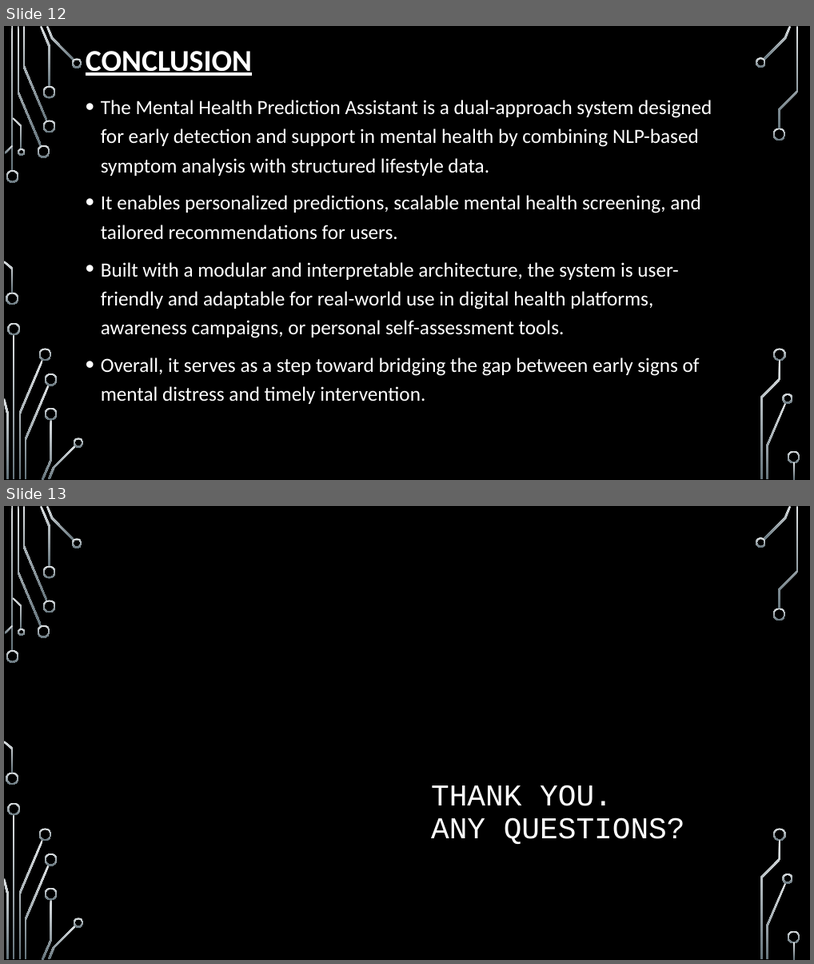
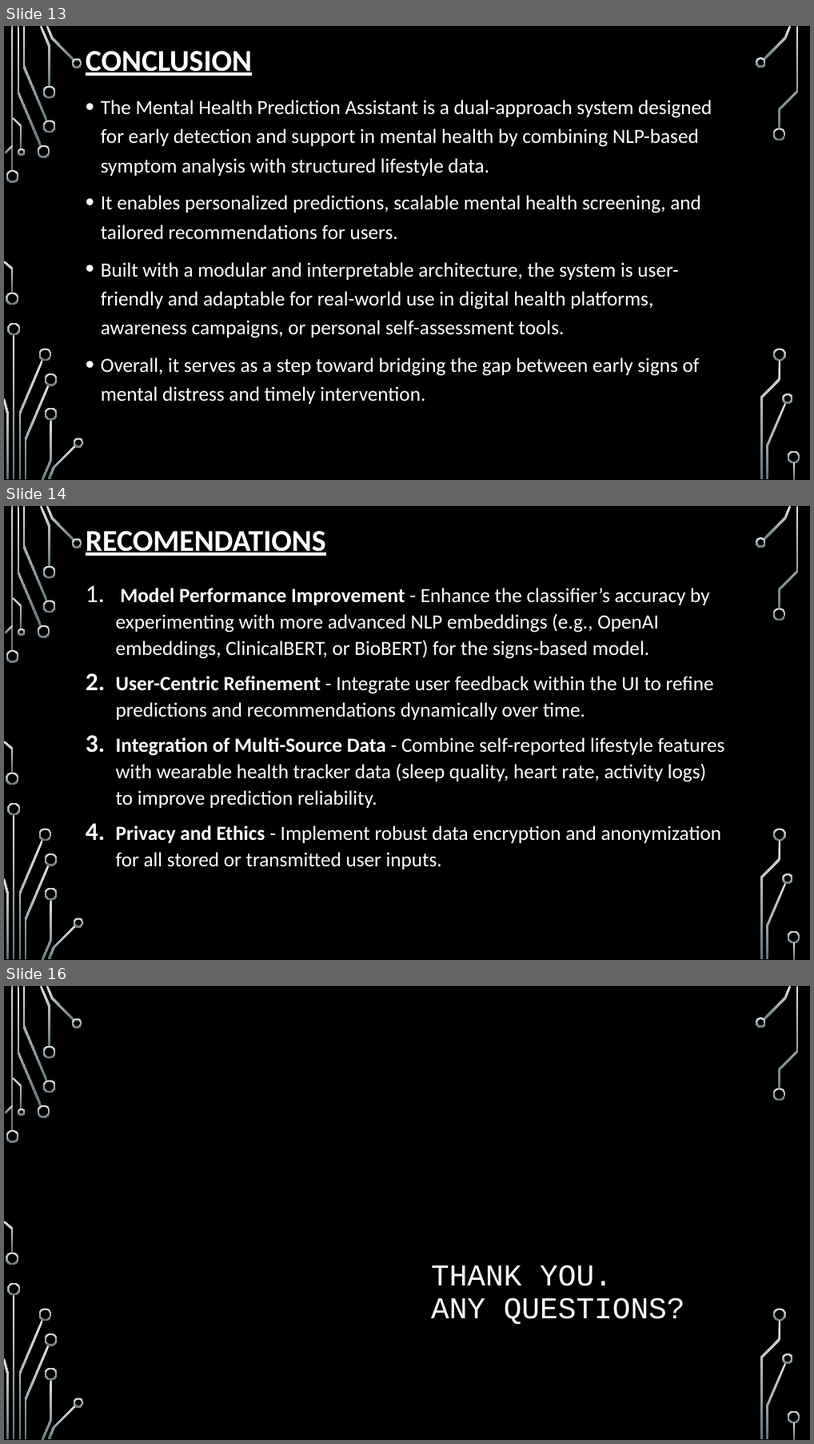
Before and after one commit to Godfrey-249/Phase_5_Project, a slide deck: Mental Health Report.pptx. Shown one above the other, each under a label of ours: slides 12 and 13 before the commit, slides 13, 14 and 16 after it; the slides between them are not shown. The pictures are 814x964 and 814x1444 pixels, drawn with LibreOffice and Linux fonts; fonts in the diff are those of the drawing; background and template pictures are left out. Boxes give left, top, right and bottom in pixels: in the first picture for what was removed or moved away, otherwise in the second. Text is boxed around its words. In the diff, an @@ line names an element or a change of style, - is before the commit and + after.

```diff
--- a/Mental Health Report.pptx
+++ b/Mental Health Report.pptx
@@ slide 14 added at [4, 506, 810, 960], background picture (left out); not listed: 36 template elements that a slide beside it also shows @@
@@ title added at [86, 531, 326, 556], 36 pt, text #FFFFFF, bold, underline @@
+RECOMENDATIONS
@@ text added at [116, 588, 726, 869], 24 pt, text #FFFFFF @@
+1. Model Performance Improvement - Enhance the classifier’s accuracy by experimenting with more advanced NLP embeddings (e.g., OpenAI embeddings, ClinicalBERT, or BioBERT) for the signs-based model.
+2. User-Centric Refinement - Integrate user feedback within the UI to refine predictions and recommendations dynamically over time.
+3. Integration of Multi-Source Data - Combine self-reported lifestyle features with wearable health tracker data (sleep quality, heart rate, activity logs) to improve prediction reliability.
+4. Privacy and Ethics - Implement robust data encryption and anonymization for all stored or transmitted user inputs.
@@ what was slide 12 is now slide 13 @@
@@ what was slide 13 is now slide 16 @@
```
Also in this commit, not shown: 9 slides changed, 2 other slides added, 3 other files.
